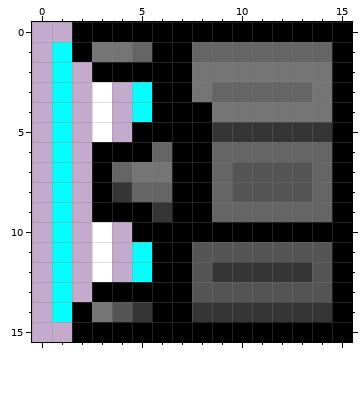
File history of a pixel-art sprite, src/Assets/sozai/Missile/launcher001_4.png. That is the earlier state.
The file is 16x16 pixels.
After:
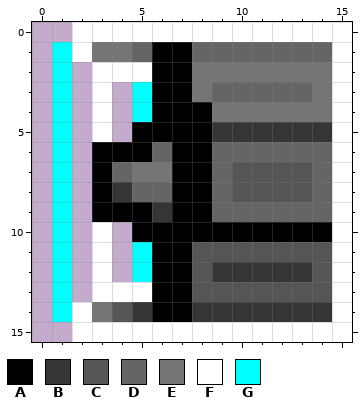
Palette (. is transparent): A #000000  B #353535  C #555555  D #656565  E #757575  F #ffffff  G #00ffff
Edits made:
@@ x 0..15 @@
- 0 ..AAAAAAAAAAAAAA
- 1 .GAEEDAADDDDDDDA
- 2 .G.AAAAAEEEEEEEA
- 3 .G.F.GAAEDDDDDEA
- 4 .G.F.GAAAEEEEEEA
- 5 .G.F.AAAABBBBBBA
- 6 .G.AAADAADDDDDDA
- 7 .G.ADEEAADCCCCDA
- 8 .G.ABDDAADCCCCDA
- 9 .G.AAABAADDDDDDA
-10 .G.F.AAAAAAAAAAA
-11 .G.F.GAACCCCCCCA
-12 .G.F.GAACBBBBBCA
-13 .G.AAAAACCCCCCCA
-14 .GAECBAABBBBBBBA
-15 ..AAAAAAAAAAAAAA
+ 0 ..FFFFFFFFFFFFFF
+ 1 .GFEEDAADDDDDDDF
+ 2 .G.FFFAAEEEEEEEF
+ 3 .G.F.GAAEDDDDDEF
+ 4 .G.F.GAAAEEEEEEF
+ 5 .G.F.AAAABBBBBBF
+ 6 .G.AAADAADDDDDDF
+ 7 .G.ADEEAADCCCCDF
+ 8 .G.ABDDAADCCCCDF
+ 9 .G.AAABAADDDDDDF
+10 .G.F.AAAAAAAAAAF
+11 .G.F.GAACCCCCCCF
+12 .G.F.GAACBBBBBCF
+13 .G.FFFAACCCCCCCF
+14 .GFECBAABBBBBBBF
+15 ..FFFFFFFFFFFFFF
Pixel boxes of the changes (left, top, right, bottom) in both pictures:
changed: (72, 22, 352, 342)
